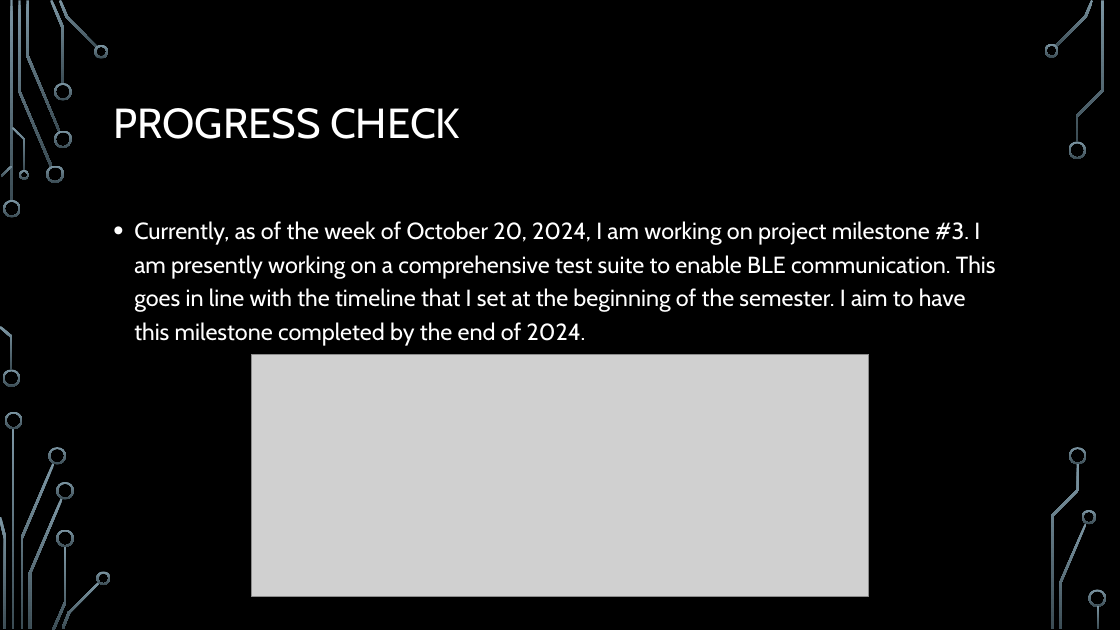
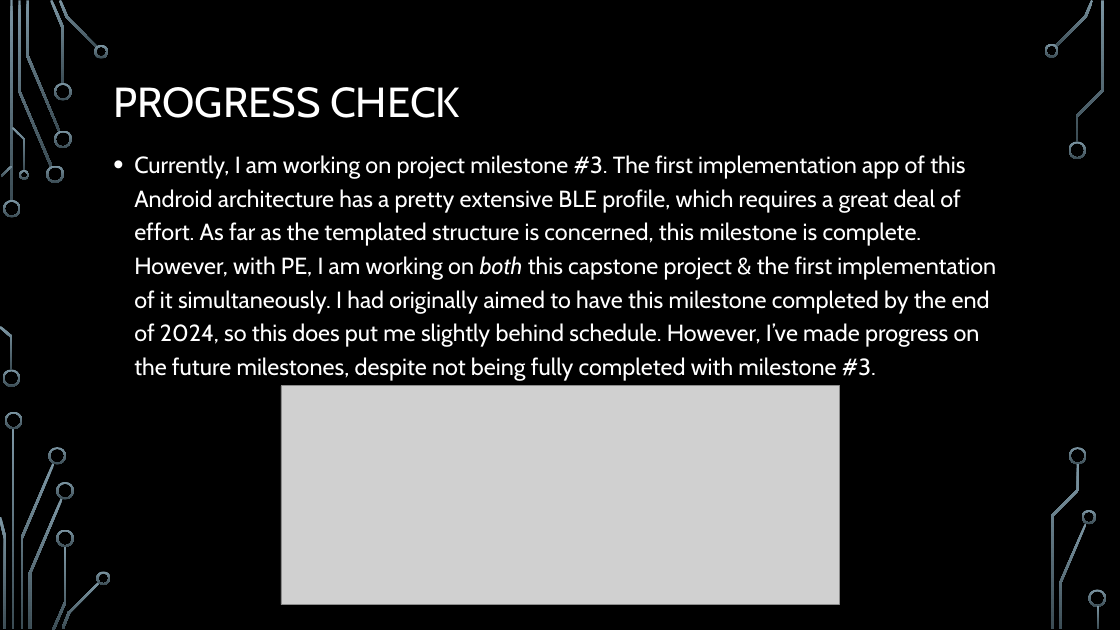
Before and after one commit to JPEG1/Senior-Design, a slide deck: slide 11 of CapstonePresentation_oosterjm.pptx (slide 10 before the commit). Drawn at 1120x630 pixels with LibreOffice and Linux fonts; fonts in the diff are those of the drawing; grey boxes stand for pictures; background and template pictures are left out. Boxes give left, top, right and bottom in pixels: in the first picture for what was removed or moved away, otherwise in the second. Text is boxed around its words. In the diff, an @@ line names an element or a change of style, - is before the commit and + after.

Commit message:
Some modifications to the capstone presentation slides. Added a demo UI spec to the repo.

```diff
--- a/CapstonePresentation_oosterjm.pptx
+++ b/CapstonePresentation_oosterjm.pptx
@@ title "PROGRESS CHECK": place and size @@
-title "PROGRESS CHECK" at [113, 108, 460, 139]
+title "PROGRESS CHECK" at [113, 87, 460, 118]
@@ text at [134, 155, 996, 381]: text changed @@
-• Currently, as of the week of October 20, 2024, I am working on project milestone #3. I am presently working on a comprehensive test suite to enable BLE communication. This goes in line with the timeline that I set at the beginning of the semester. I aim to have this milestone completed by the end of 2024.
+• Currently, I am working on project milestone #3. The first implementation app of this Android architecture has a pretty extensive BLE profile, which requires a great deal of effort. As far as the templated structure is concerned, this milestone is complete. However, with PE, I am working on both this capstone project & the first implementation of it simultaneously. I had originally aimed to have this milestone completed by the end of 2024, so this does put me slightly behind schedule. However, I’ve made progress on the future milestones, despite not being fully completed with milestone #3.
@@ picture: place and size @@
-picture at [251, 355, 869, 597]
+picture at [281, 386, 839, 604]
```
Also in this commit, not shown: 4 other slides changed, 1 slide added, 5 other files.
